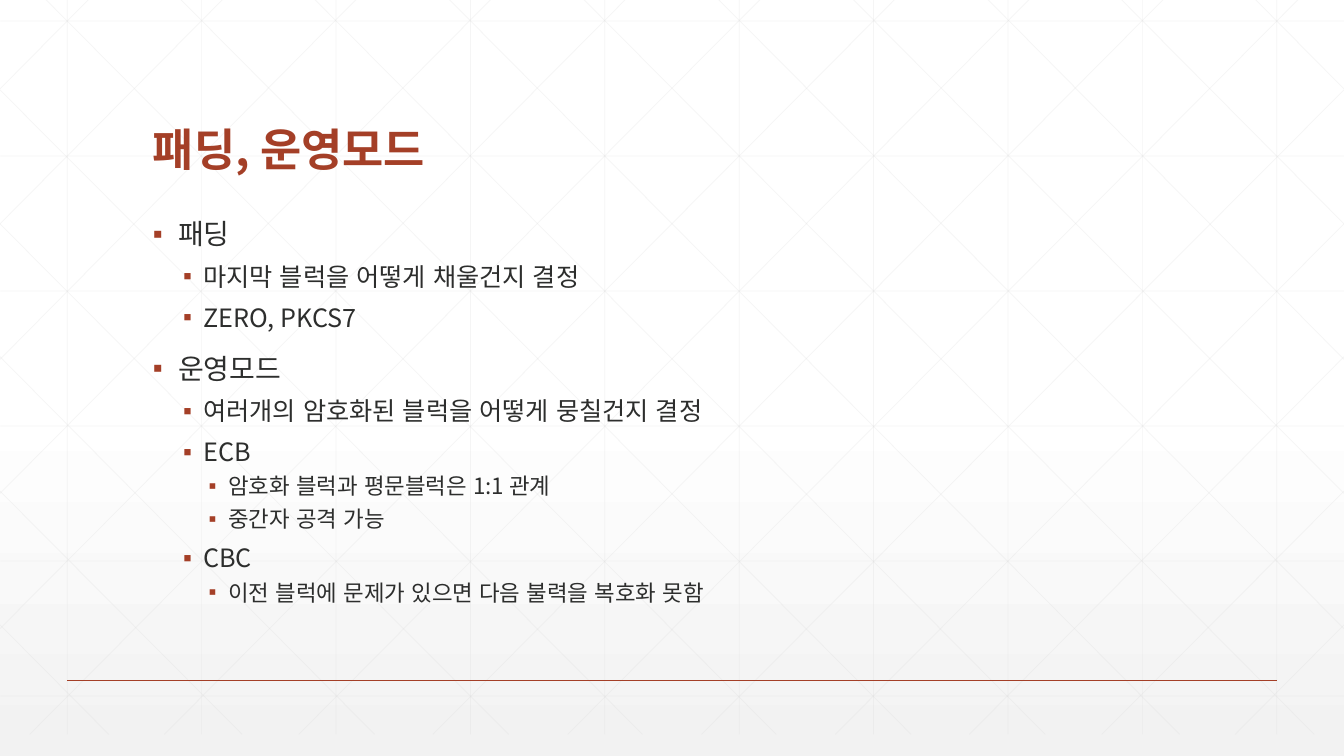
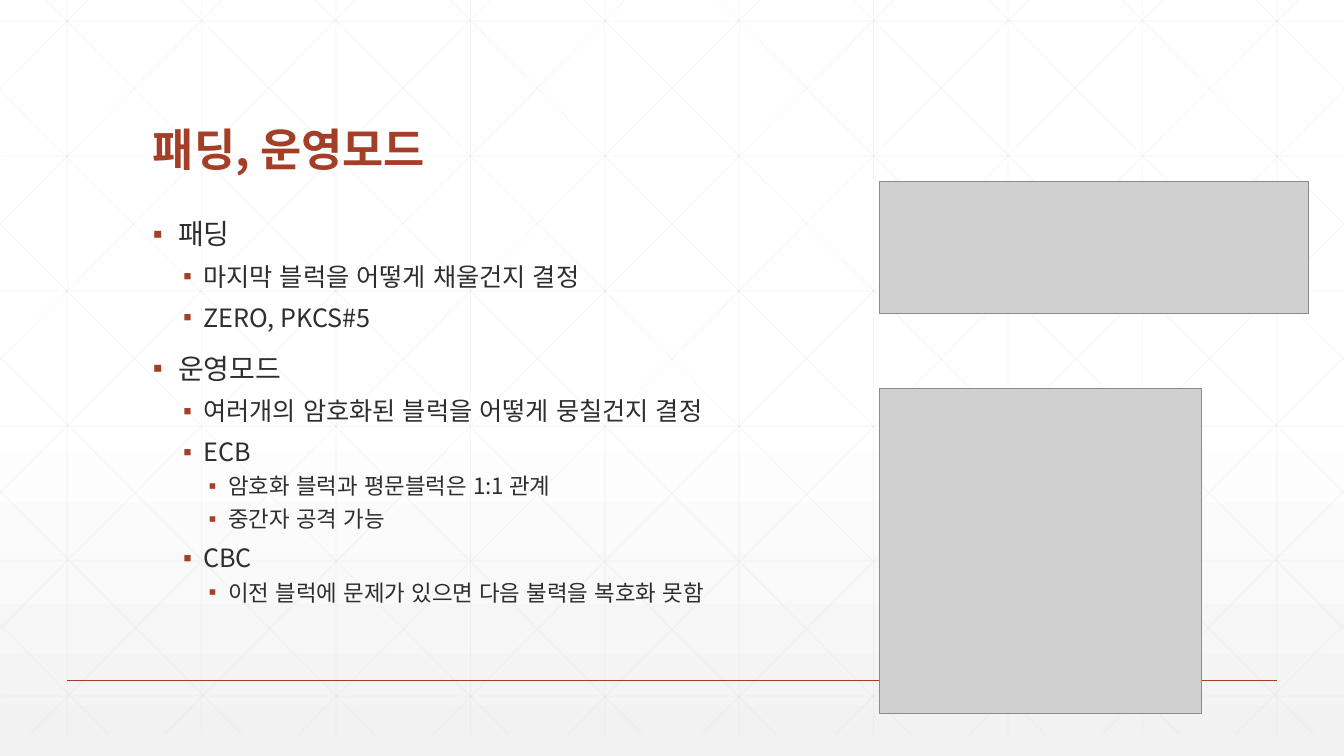
Before and after one commit to zeroshift01/code5, a slide deck: slide 2 of inflearn06/doc/6.(심화)한줄문장이암호화되는과정.pptx. Drawn at 1344x756 pixels with LibreOffice and Linux fonts; fonts in the diff are those of the drawing; grey boxes stand for pictures. Boxes give left, top, right and bottom in pixels: in the first picture for what was removed or moved away, otherwise in the second. Text is boxed around its words. In the diff, an @@ line names an element or a change of style, - is before the commit and + after.

```diff
--- a/inflearn06/doc/6.(심화)한줄문장이암호화되는과정.pptx
+++ b/inflearn06/doc/6.(심화)한줄문장이암호화되는과정.pptx
@@ picture added at (880,181,1309,314) @@
@@ text at (203,308,371,332): text changed @@
-  ▪ ZERO, PKCS7
+  ▪ ZERO, PKCS#5
@@ picture added at (880,388,1202,713) @@
```
Also in this commit, not shown: 2 other slides changed, 1 slide added, 46 other files.
